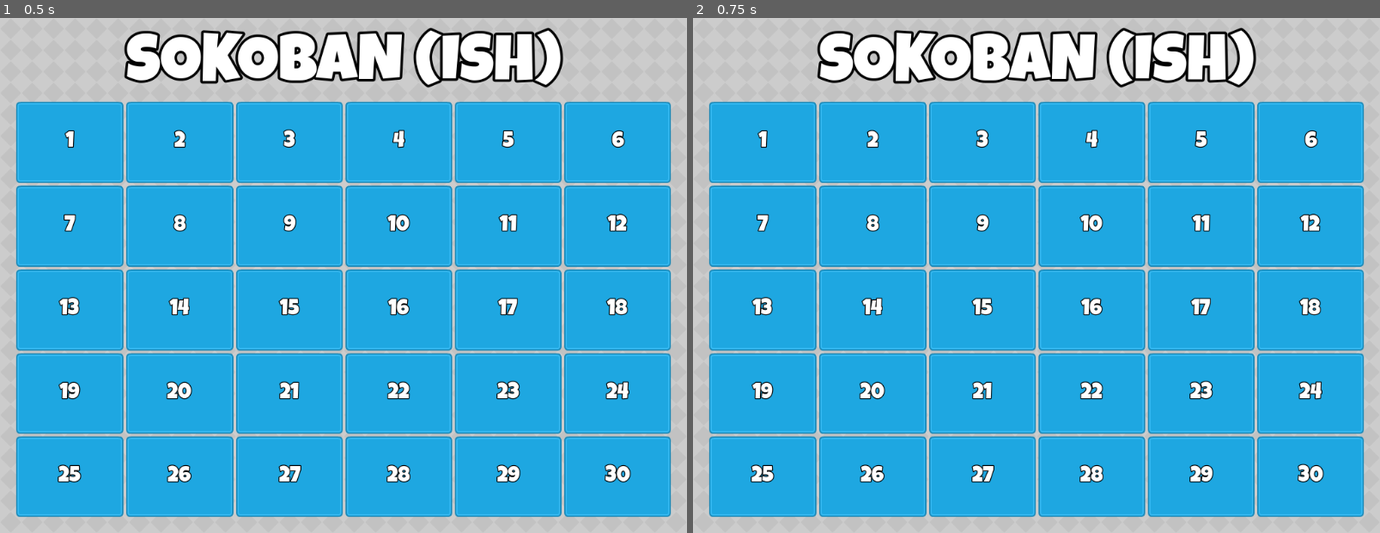
Above: before the commit, frames 1-2 (left to right).
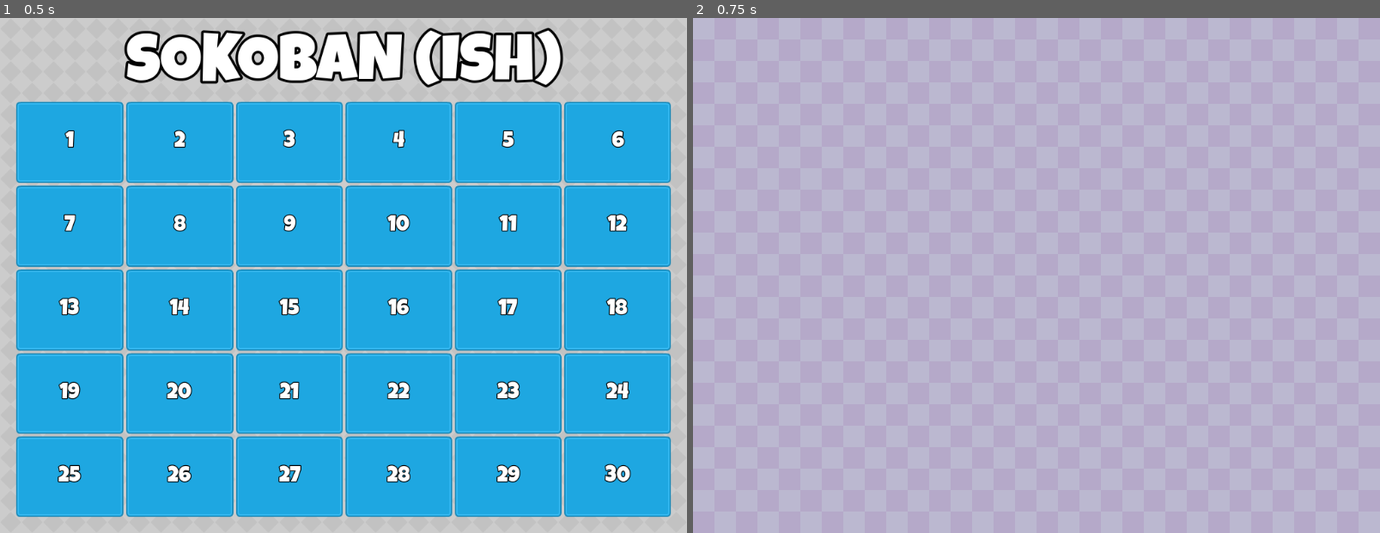
Above: after the commit, the same moments.

Repository: LHO-Developments/Godot-Projects
Game: Godot game, scene res://Scenes/Main/main.tscn
Two runs of this game, one before a commit and one after it. Both use one fixed random seed, a clock stepped at 60 frames per second and the inputs below.
Inputs (mouse positions are in pixels of both pictures, inside the frame that each line leads up to):
- Up to frame 1 (0.5 s): no input
- Up to frame 2 (0.75 s): tap Enter at 0.5 s; move the mouse to (1187, 249) at 0.52 s; press the mouse at (1187, 249) at 0.53 s

Frame 1 is identical in both runs. In frame 2, 89% of the frame differs, in the area x 0-100%, y 0-100%.

Commit message:
add scene navigation

Diff:
--- a/Sokoban/sokoban/Globals/GameManager.gd
+++ b/Sokoban/sokoban/Globals/GameManager.gd
@@ -1,11 +1,16 @@
 extends Node
 
+const LEVEL = preload("uid://3erogswmru6e");
+const MAIN = preload("uid://dt12mjj45tb81")
 
-# Called when the node enters the scene tree for the first time.
-func _ready() -> void:
-	pass # Replace with function body.
+var _level_selected: String = "1";
 
+func get_level_Selected() -> String:
+	return _level_selected;
 
-# Called every frame. 'delta' is the elapsed time since the previous frame.
-func _process(delta: float) -> void:
-	pass
+func load_level_scene(ln: String) -> void:
+	_level_selected = ln;
+	get_tree().change_scene_to_packed(LEVEL);
+
+func load_main_scene() -> void:
+	get_tree().change_scene_to_packed(MAIN);
--- a/Sokoban/sokoban/Scenes/Level/Level.tscn
+++ b/Sokoban/sokoban/Scenes/Level/Level.tscn
@@ -1,8 +1,10 @@
 [gd_scene format=3 uid="uid://3erogswmru6e"]
 
+[ext_resource type="Script" uid="uid://d2irylbio1u7i" path="res://Scenes/Level/level.gd" id="1_3hkb6"]
 [ext_resource type="Texture2D" uid="uid://825yw4tyq1b" path="res://assets/Purple.png" id="1_vbawi"]
 
 [node name="Level" type="Node2D" unique_id=47254649]
+script = ExtResource("1_3hkb6")
 
 [node name="CanvasLayer" type="CanvasLayer" parent="." unique_id=929033721]
 layer = -1
--- /dev/null
+++ b/Sokoban/sokoban/Scenes/Level/level.gd
@@ -0,0 +1,15 @@
+extends Node2D
+
+
+func _unhandled_input(event: InputEvent) -> void:
+	if event.is_action_pressed("exit"):
+		GameManager.load_main_scene();
+	if event.is_action_pressed("reload"):
+		get_tree().reload_current_scene();
+
+
+
+
+# Called when the node enters the scene tree for the first time.
+func _ready() -> void:
+	print("Level Loaded: ", GameManager.get_level_Selected());
--- a/Sokoban/sokoban/Scenes/LevelButton/LevelButton.tscn
+++ b/Sokoban/sokoban/Scenes/LevelButton/LevelButton.tscn
@@ -17,6 +17,7 @@
 offset_bottom = 40.0
 size_flags_horizontal = 3
 size_flags_vertical = 3
+mouse_filter = 0
 texture = ExtResource("1_3681o")
 patch_margin_left = 8
 patch_margin_top = 8
@@ -50,3 +51,5 @@
 offset_right = 23.0
 offset_bottom = 22.0
 texture = ExtResource("3_3r2e7")
+
+[connection signal="gui_input" from="." to="." method="_on_gui_input"]
--- a/Sokoban/sokoban/Scenes/LevelButton/level_button.gd
+++ b/Sokoban/sokoban/Scenes/LevelButton/level_button.gd
@@ -10,3 +10,8 @@
 
 func setup(ln: String) -> void:
 	_level_number = ln;
+
+
+func _on_gui_input(event: InputEvent) -> void:
+	if event.is_action_pressed("select"):
+		GameManager.load_level_scene(_level_number);
--- a/Sokoban/sokoban/project.godot
+++ b/Sokoban/sokoban/project.godot
@@ -30,6 +30,24 @@
 
 naming/scene_name_casing=0
 
+[input]
+
+exit={
+"deadzone": 0.2,
+"events": [Object(InputEventKey,"resource_local_to_scene":false,"resource_name":"","device":-1,"window_id":0,"alt_pressed":false,"shift_pressed":false,"ctrl_pressed":false,"meta_pressed":false,"pressed":false,"keycode":0,"physical_keycode":4194305,"key_label":0,"unicode":0,"location":0,"echo":false,"script":null)
+]
+}
+reload={
+"deadzone": 0.2,
+"events": [Object(InputEventKey,"resource_local_to_scene":false,"resource_name":"","device":-1,"window_id":0,"alt_pressed":false,"shift_pressed":false,"ctrl_pressed":false,"meta_pressed":false,"pressed":false,"keycode":0,"physical_keycode":82,"key_label":0,"unicode":114,"location":0,"echo":false,"script":null)
+]
+}
+select={
+"deadzone": 0.2,
+"events": [Object(InputEventMouseButton,"resource_local_to_scene":false,"resource_name":"","device":-1,"window_id":0,"alt_pressed":false,"shift_pressed":false,"ctrl_pressed":false,"meta_pressed":false,"button_mask":1,"position":Vector2(308, 11),"global_position":Vector2(317, 59),"factor":1.0,"button_index":1,"canceled":false,"pressed":true,"double_click":false,"script":null)
+]
+}
+
 [physics]
 
 3d/physics_engine="Jolt Physics"
Not shown, added: Sokoban/sokoban/Scenes/Level/level.gd.uid
